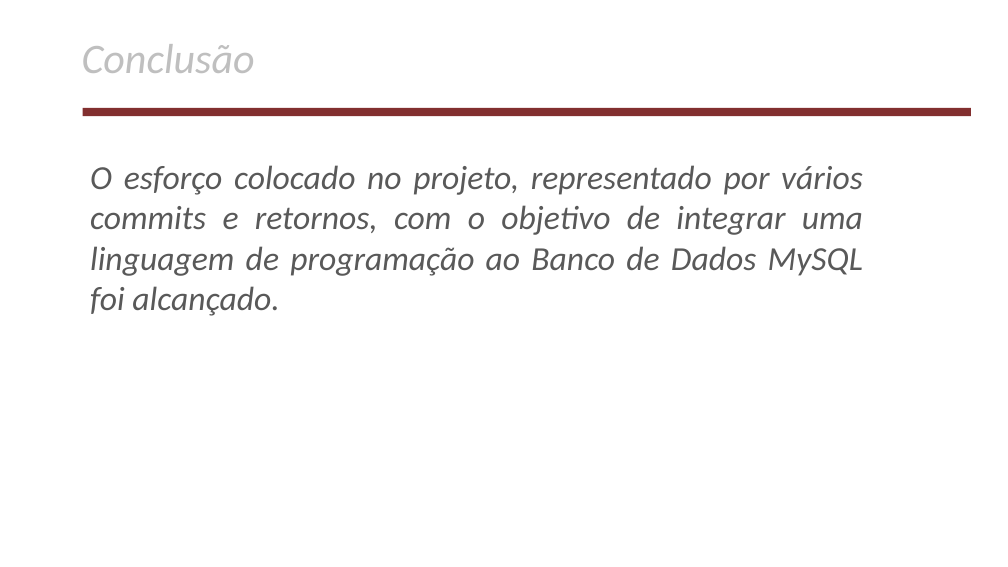
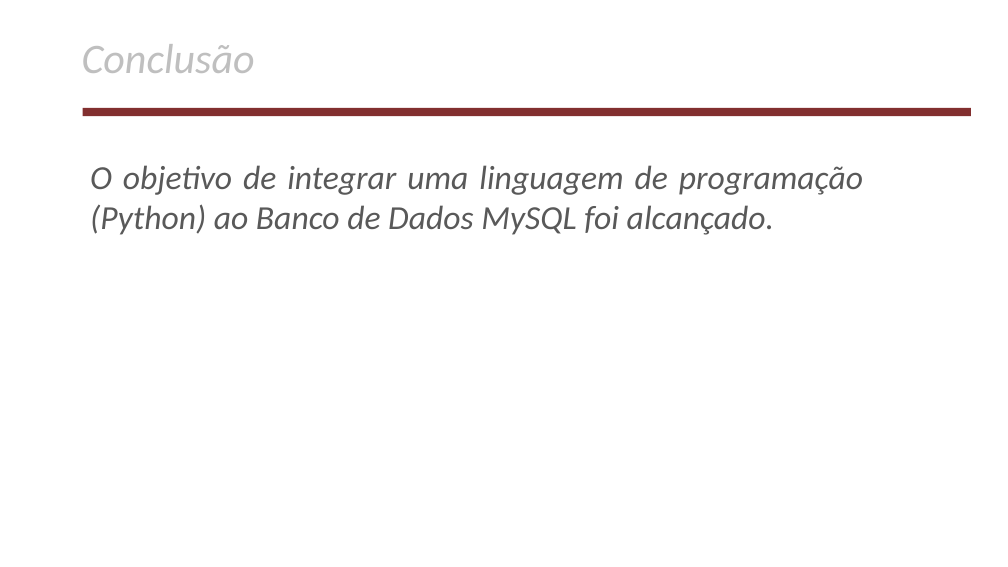
Before and after one commit to AlexsandroMatias2017/MeuBancoDeDados, a slide deck: slide 40 of apresentacao/apresentacaoDoProjeto.odp (slide 29 before the commit). Drawn at 1008x567 pixels with LibreOffice and Linux fonts; fonts in the diff are those of the drawing; background and template pictures are left out. Boxes give left, top, right and bottom in pixels: in the first picture for what was removed or moved away, otherwise in the second. Text is boxed around its words. In the diff, an @@ line names an element or a change of style, - is before the commit and + after.

```diff
--- a/apresentacao/apresentacaoDoProjeto.odp
+++ b/apresentacao/apresentacaoDoProjeto.odp
@@ text at (x1=90, y1=165, x2=863, y2=235): text changed @@
-O esforço colocado no projeto, representado por vários commits e retornos, com o objetivo de integrar uma linguagem de programação ao Banco de Dados MySQL foi alcançado.
+O objetivo de integrar uma linguagem de programação (Python) ao Banco de Dados MySQL foi alcançado.
```
Also in this commit, not shown: 5 other slides changed, 12 slides added, 2 other files.
